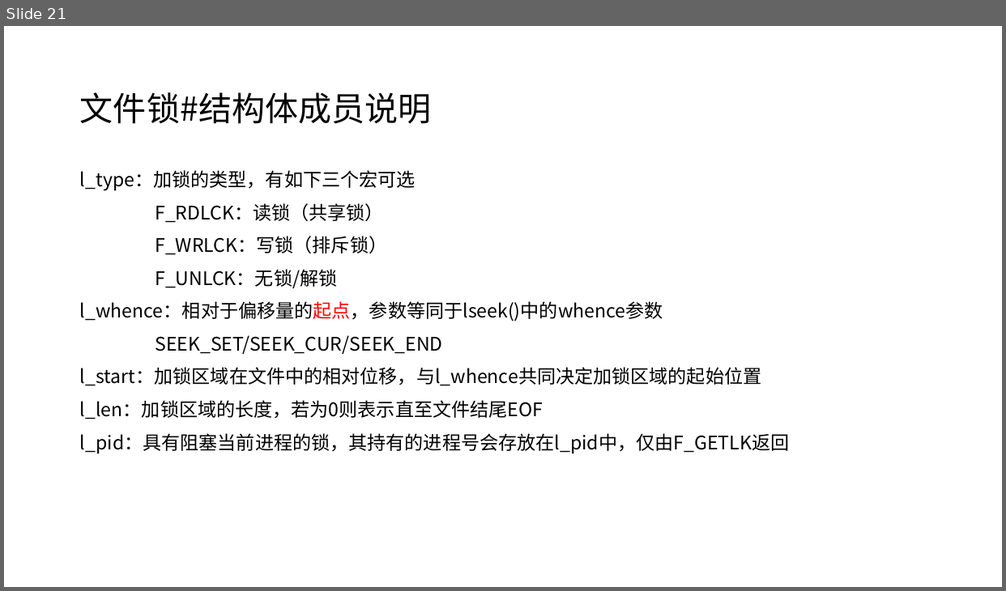
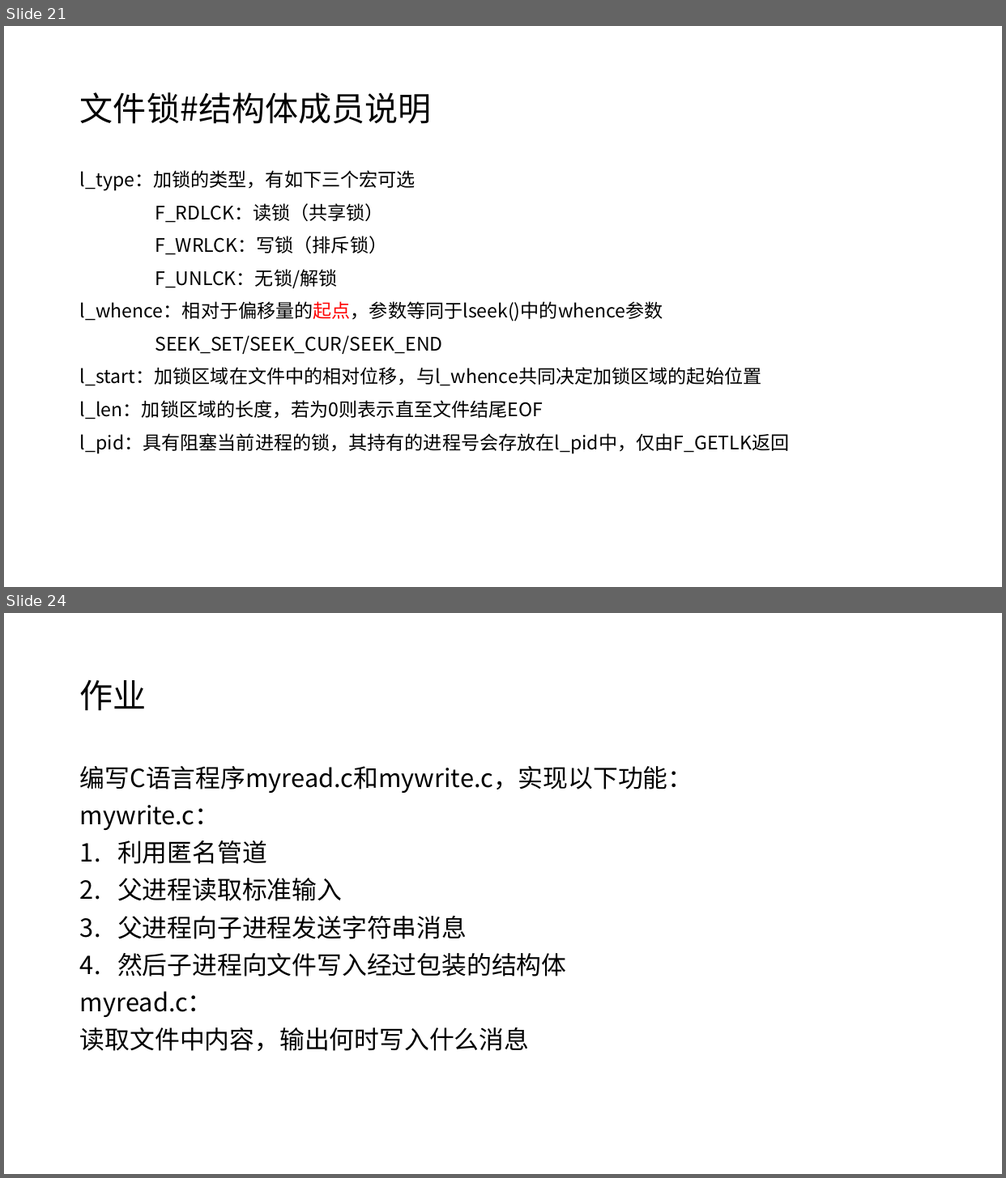
Before and after one commit to YouDad/LinuxFileIO, a slide deck: LinuxFileIO.pptx. Shown one above the other, each under a label of ours: slide 21 before the commit, slides 21 and 24 after it; the slides between them are not shown. The pictures are 1006x591 and 1006x1178 pixels, drawn with LibreOffice and Linux fonts; fonts in the diff are those of the drawing. Boxes give left, top, right and bottom in pixels: in the first picture for what was removed or moved away, otherwise in the second. Text is boxed around its words. In the diff, an @@ line names an element or a change of style, - is before the commit and + after.

Commit message:
增加管道和作业内容

```diff
--- a/LinuxFileIO.pptx
+++ b/LinuxFileIO.pptx
@@ slide 24 added at box(4, 613, 1002, 1174), background #FFFFFF @@
@@ title added at box(80, 680, 147, 711), 32 pt, text #000000 @@
+作业
@@ text added at box(80, 766, 692, 1051), 24 pt, text #000000 @@
+编写C语言程序myread.c和mywrite.c，实现以下功能：
+mywrite.c：
+1. 利用匿名管道
+2. 父进程读取标准输入
+3. 父进程向子进程发送字符串消息
+4. 然后子进程向文件写入经过包装的结构体
+myread.c：
+读取文件中内容，输出何时写入什么消息
```
Also in this commit, not shown: 2 other slides added.
